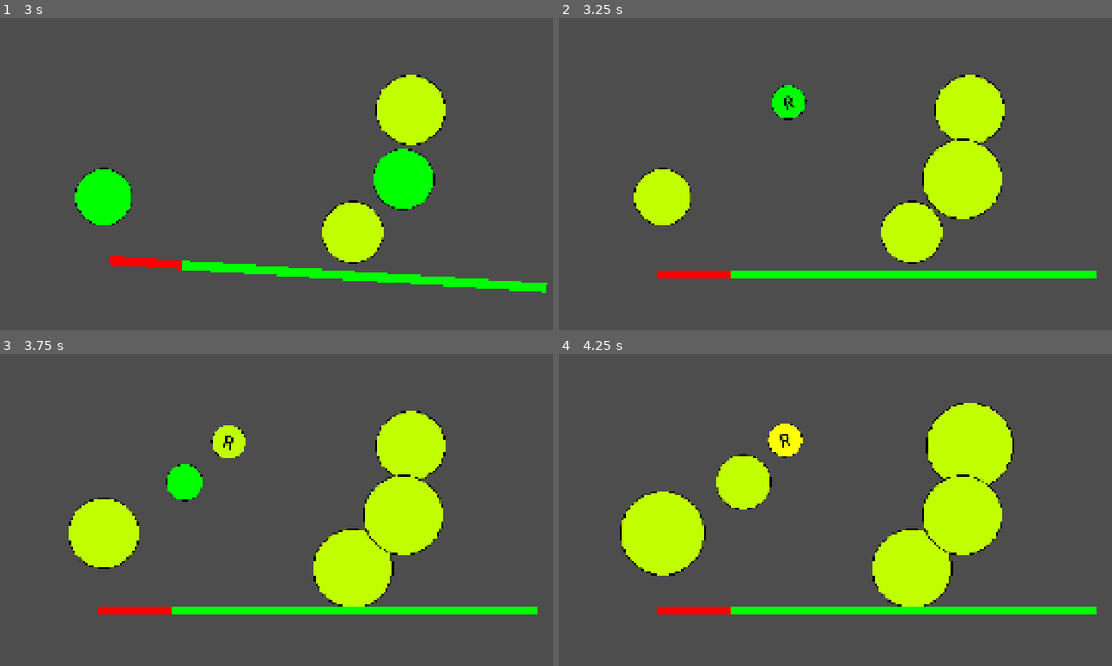
Above: before the commit, frames 1-4 (two rows, left to right).
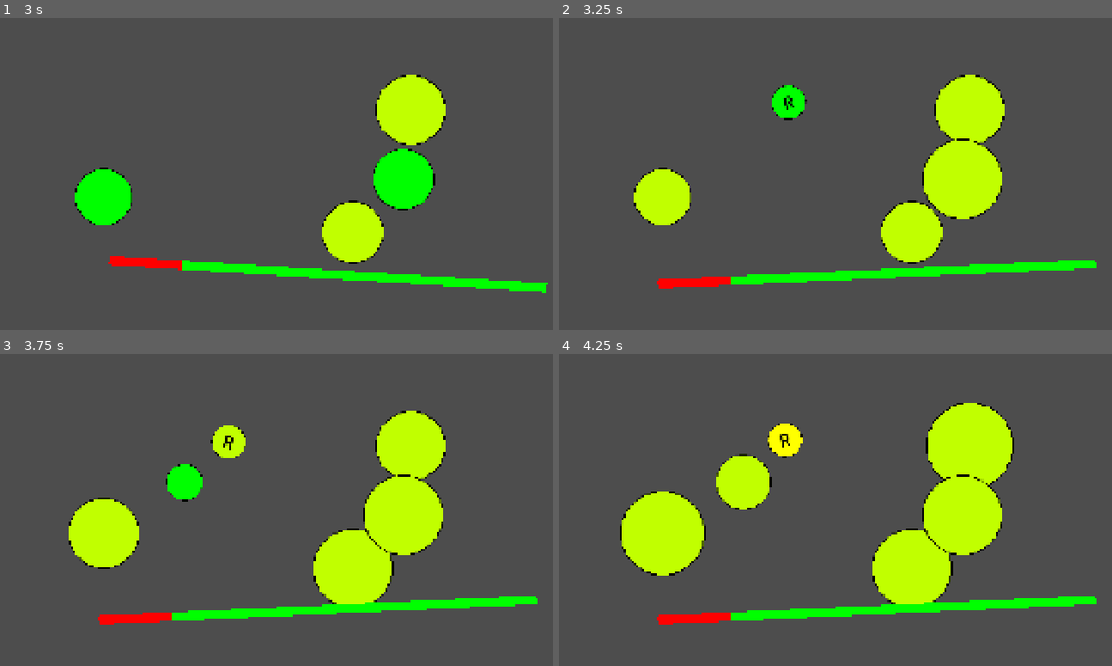
Above: after the commit, the same moments.

Repository: k3mystra/needy-college-student
Game: Godot game, scene res://ButtonMiniGame/test_game_scene.tscn
The game is run twice, just before and just after one commit, with the same random seed, the same clock (stepped at 60 frames per second) and the same inputs.
Inputs (mouse positions are in pixels of both pictures, inside the frame that each line leads up to):
- Up to frame 1 (3 s): tap Enter at 0.5 s; click (359, 58) at 1.27 s; click (105, 195) at 2.02 s; click (105, 195) at 2.77 s
- Up to frame 2 (3.25 s): no input
- Up to frame 3 (3.75 s): no input
- Up to frame 4 (4.25 s): no input

Frame 1 is identical in both runs. In frame 2, 2.5% of the frame differs, in the area x 17-98%, y 77-87%; in frame 3, 2.5%; in frame 4, 2.5%.

Commit message:
cleaned up code

Diff:
--- a/ButtonMiniGame/button_mash_game.gd
+++ b/ButtonMiniGame/button_mash_game.gd
@@ -58,7 +58,6 @@
 		3: circle.self_modulate = Color("ff8900")
 		4: circle.self_modulate = Color("e3000d")
 
-
 	spam_cooldown -= 1 * delta
 	if spam_cooldown < 0:
 		if Global.total_button_spam < button_spam_limit:
@@ -106,8 +105,6 @@
 				_slider_damage(10)
 				timer -= 0.5
 				print ("OOPS")
-	else:
-		pass
 
 func _resultcheck(result: bool):
 	circle.hide()
@@ -127,7 +124,7 @@
 func _animation():
 	circle.global_position.x = prevpos.x + randf_range(-6, 6)
 	circle.global_position.y = prevpos.y + randf_range(-6, 6)
-	circle.rotation_degrees = 0 + randf_range(-15, 15)
+	circle.rotation_degrees = randf_range(-15, 15)
 
 func _slider_damage(value: float):
 	slider.value += value
@@ -139,7 +136,7 @@
 		value -= 3
 		await get_tree().create_timer(0.05).timeout
 	sliderholder.global_position = prevsliderpos
-	sliderholder.rotation_degrees = 0
+	sliderholder.rotation_degrees /= 2
 
 
 func _buttonspamW():
